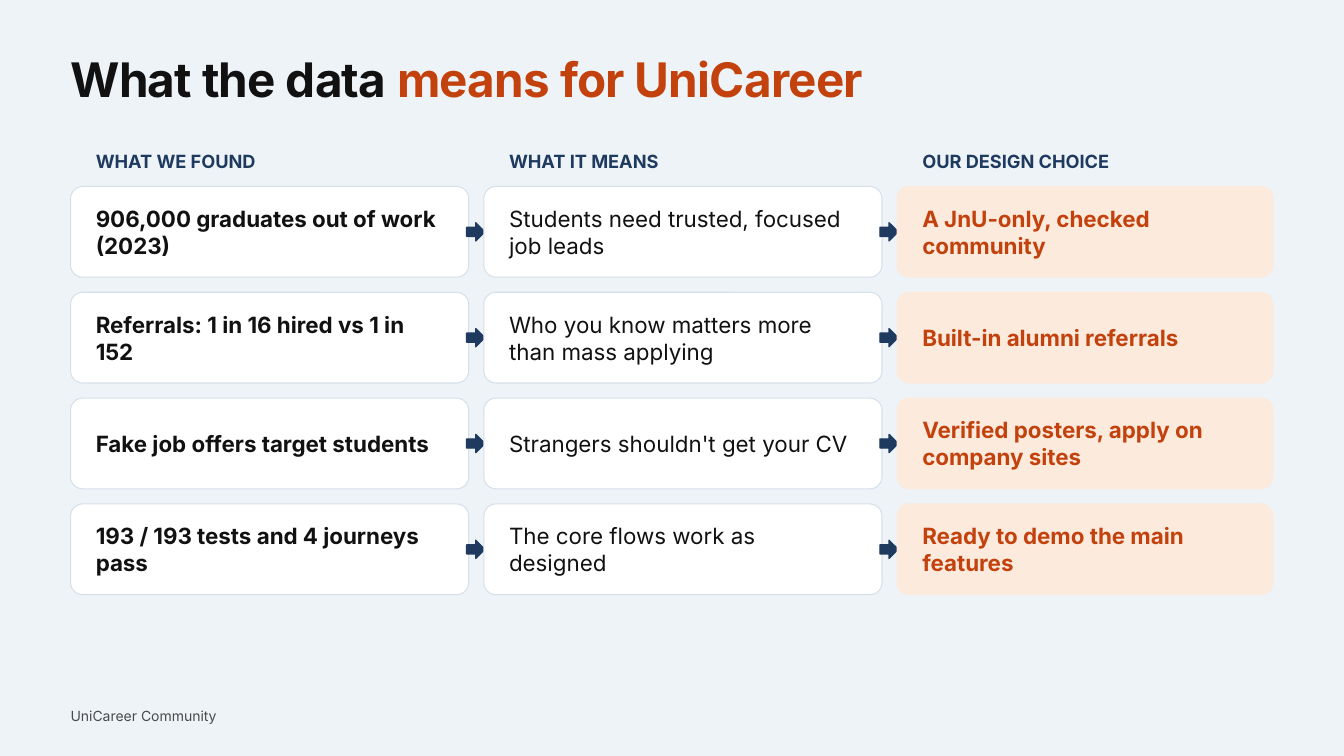
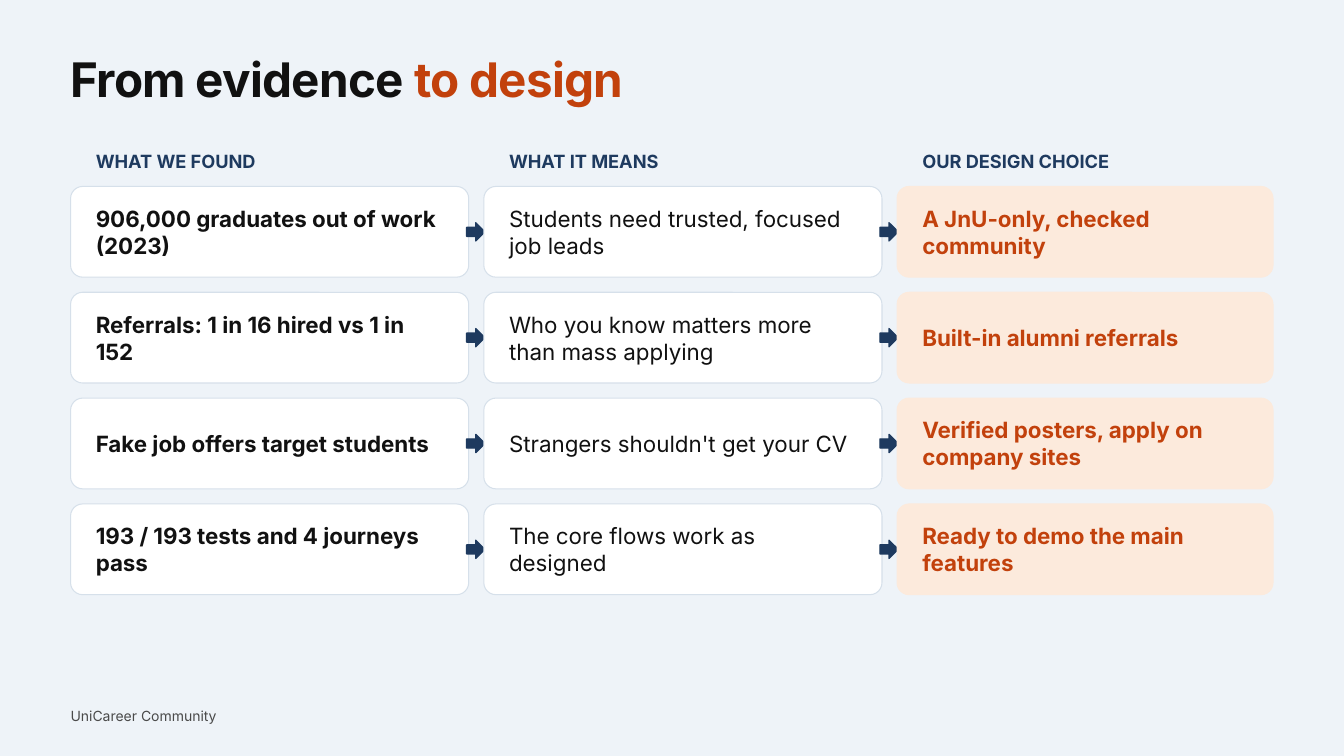
Before and after one commit to sooooojib/CAMPUS_JOB_HUNTING, a slide deck: slide 4 of presentation/UniCareer_Chapter6.pptx. Drawn at 1344x756 pixels with LibreOffice and Linux fonts; fonts in the diff are those of the drawing. Boxes give left, top, right and bottom in pixels: in the first picture for what was removed or moved away, otherwise in the second. Text is boxed around its words. In the diff, an @@ line names an element or a change of style, - is before the commit and + after.

```diff
--- a/presentation/UniCareer_Chapter6.pptx
+++ b/presentation/UniCareer_Chapter6.pptx
@@ title at (71, 60, 624, 108): text changed; text colour #C2410C to #111111 @@
-What the data means for UniCareer
+From evidence to design
```
Also in this commit, not shown: 1 other slide changed, 19 other files.
